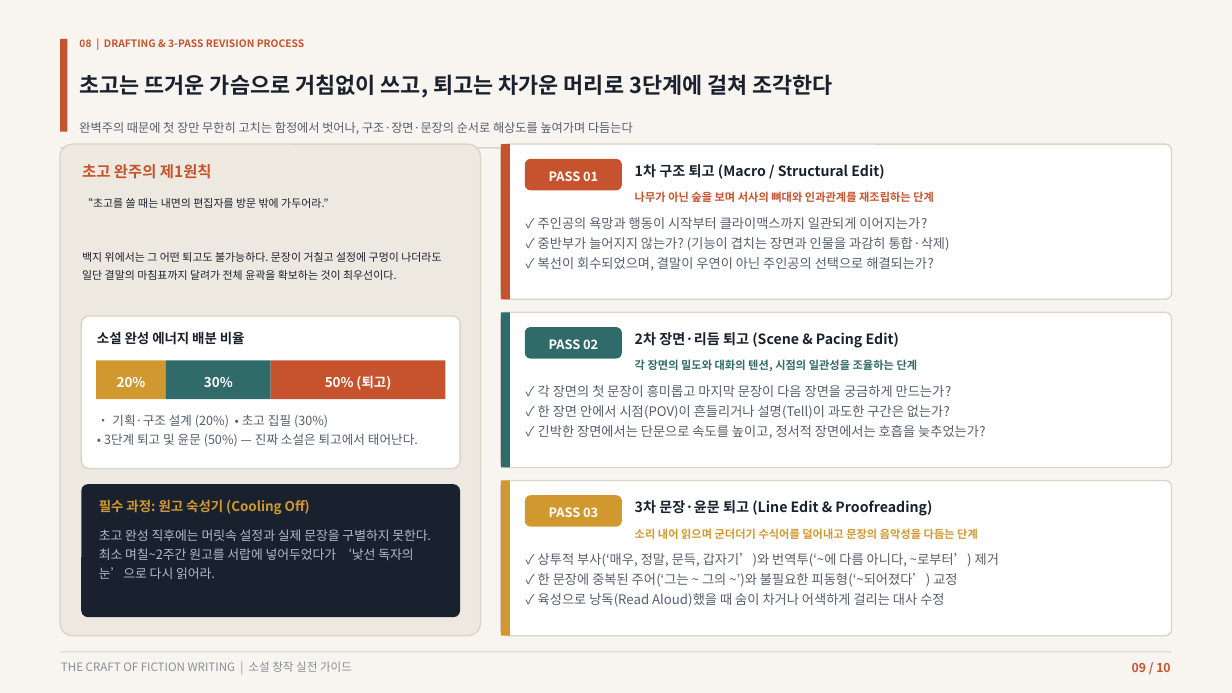
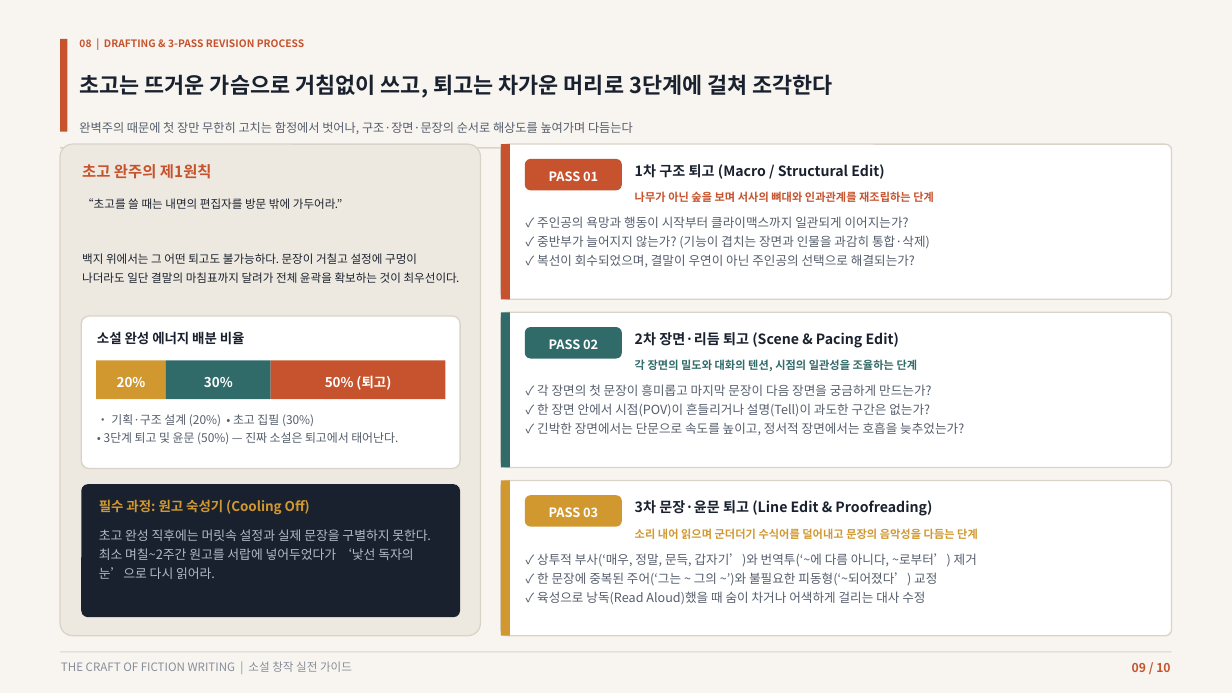
Before and after one commit to lietzsche/dev-lab, a slide deck: slide 9 of 소설쓰기_가이드.pptx. Drawn at 1232x693 pixels with LibreOffice and Linux fonts; fonts in the diff are those of the drawing. Boxes give left, top, right and bottom in pixels: in the first picture for what was removed or moved away, otherwise in the second. Text is boxed around its words. In the diff, an @@ line names an element or a change of style, - is before the commit and + after.

```diff
--- a/소설쓰기_가이드.pptx
+++ b/소설쓰기_가이드.pptx
@@ text "“초고를 쓸 때는 내면의 편집자를 ..." at <box>82,198,460,283</box>: size 8.5 to 9 pt @@
@@ text "• 기획·구조 설계 (20%) • ..." at <box>104,414,398,444</box>: size 9.8 to 9.3 pt @@
@@ size 10.3 to 9.8 pt in 3 elements at <box>537,216,930,267</box>, <box>537,384,964,435</box>, <box>537,553,977,604</box> @@
```
Also in this commit, not shown: 6 other slides changed, 14 other files.
